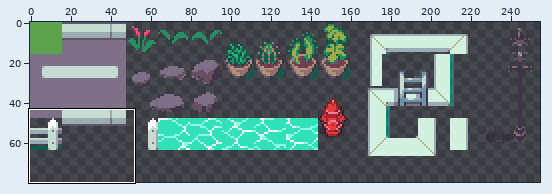
Sprite sheet: assets/img/tiles.png. The picture above shows the old version from afar; the outline marks the close-up.
Close-up. The starting point:
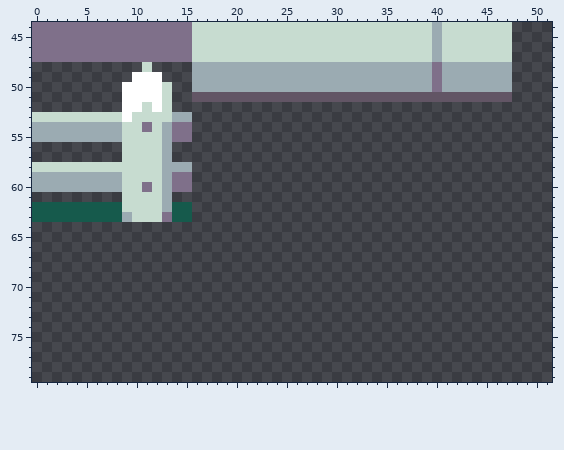
The file is 256x80 pixels. Shown: x 0..51, y 44..79. The wide view leaves out empty margins.
New version:
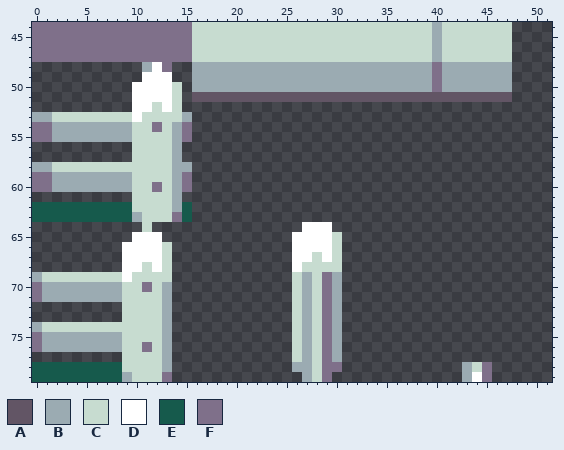
Palette (. is transparent): A #625565  B #9babb2  C #c7dcd0  D #ffffff  E #165a4c  F #7f708a
Change:
Changed rows in their new state; - is an unchanged pixel.
first column x 0:
48 -----------BDF--------------------------------
49 ----------.--D--------------------------------
50 ---------.---DC-------------------------------
51 ---------.---DC-------------------------------
52 ---------.-DCDC-------------------------------
53 BB-------CD---C-------------------------------
54 FF-------B-CFCB-------------------------------
55 FF-------B---CB-------------------------------
56 ---------.---CB-------------------------------
57 ---------.---CB-------------------------------
58 BB-----------C--------------------------------
59 FF-------B---CB-------------------------------
60 FF-------B-CFCB-------------------------------
61 ---------.---CB-------------------------------
62 ---------E---CB-------------------------------
63 ---------EB--CF-------------------------------
64 -----------C---------------DDD----------------
65 ----------DDD-------------DDDDC---------------
66 ---------DDDDC------------DDDDC---------------
67 ---------DDDDC------------DDCDC---------------
68 ---------DDCDC------------DCCCC---------------
69 BCCCCCCCCDCCCC------------CBCFB---------------
70 FBBBBBBBBCCFCB------------CBCFB---------------
71 FBBBBBBBBCCCCB------------CBCFB---------------
72 ---------CCCCB------------CBCFB---------------
73 ---------CCCCB------------CBCFB---------------
74 BCCCCCCCCCCCCB------------CBCFB---------------
75 FBBBBBBBBCCCCB------------CBCFB---------------
76 FBBBBBBBBCCFCB------------CBCFB---------------
77 ---------CCCCB------------CBCFB---------------
78 EEEEEEEEECCCCB------------BBCFF------------BCF
79 EEEEEEEEEBCCCF-------------BCF-------------BDF
